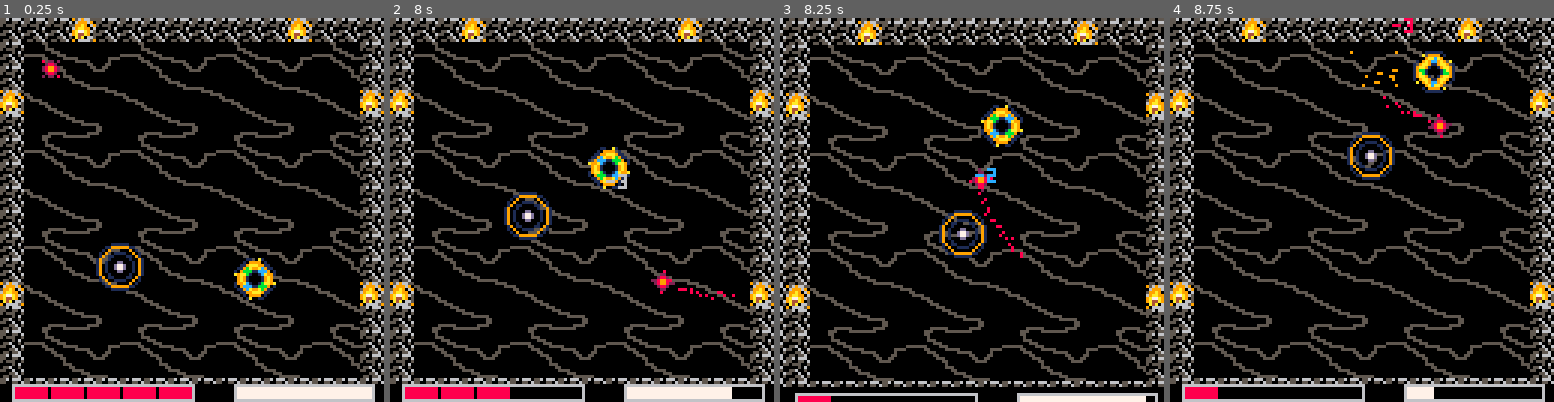
Above: before the commit, frames 1-4 (left to right).
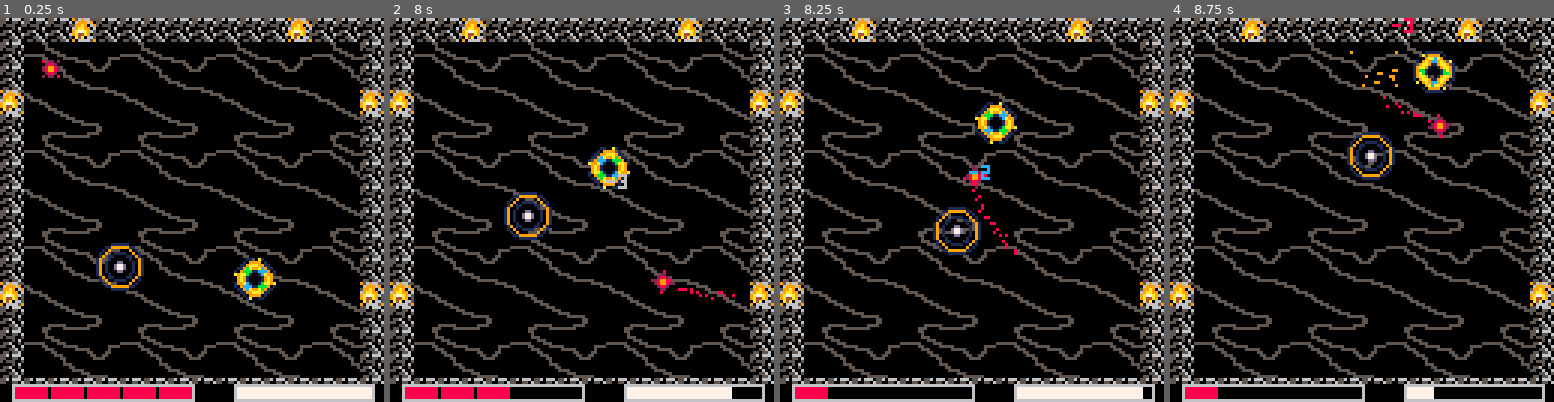
Above: after the commit, the same moments.

Repository: Nakeeb0/NAHL
Game: PICO-8 cartridge nahl.p8
Two runs of this game, one before a commit and one after it. Both use one fixed random seed, a clock stepped at 60 frames per second and the inputs below.
Inputs:
- Up to frame 1 (0.25 s): no input
- Up to frame 2 (8 s): tap O (Z key) at 0.33, 0.7, 1.43, 2.22, 3.1, 3.98, 4.87, 5.75, 6.63, 7.52 s; tap X (X key) at 1.07, 2.07, 2.4, 2.73, 3.07, 3.4, 3.73, 4.07, 4.4, 4.73, 5.07, 5.4, 5.73, 6.07, 6.4, 6.73, 7.07, 7.4, 7.73 s; hold Left 1.97-2.37 s; hold Down 2.42-2.82 s; hold Right 2.87-3.53 s; hold Up 3.58-4.08 s; hold Right 4.13-4.53 s; hold Down 4.58-5.08 s; hold Left 5.13-5.8 s; hold Up 5.85-6.18 s; hold Left 6.23-6.63 s; hold Down 6.68-7.08 s; hold Right 7.13-7.8 s; hold Up from 7.85 s (still down)
- Up to frame 3 (8.25 s): keep holding Up; tap X (X key) at 8.07 s
- Up to frame 4 (8.75 s): release Up at 8.35 s; tap X (X key) at 8.4, 8.73 s; tap O (Z key) at 8.4 s; hold Right from 8.4 s (still down)

Frames 1-2 are identical in both runs. In frame 3, 29% of the frame differs, in the area x 0-100%, y 0-100%; in frame 4, nothing differs.

Commit message:
commented screen shake(horrible for my head)

Diff:
--- a/actor.lua
+++ b/actor.lua
@@ -1,7 +1,7 @@
 actor = {}
 next_actor_id = 1
 function rng(l, r)
-	return rnd(r-l+1)+l
+	return rnd(r - l + 1) + l
 end
 
 function make_actor(index, x, y)
@@ -36,7 +36,7 @@
 		frozen = false,
 		invulnerable = false,
 		power_ups = 0,
-		hard_mode = 0
+		hard_mode = 0,
 	}
 	add(actor, a)
 	return a
@@ -145,10 +145,10 @@
 
 	--if a collision is BIG (todo, define big..), make the camera shake
 	--right now i'm multiplying the magnitude difference with the max weight with some coeff
-	shake_timer = min(max_shake_duration,shake_duration_coeff * (mag_damager-mag_damaged)*max(a.weight,b.weight))
+	--shake_timer = min(max_shake_duration,shake_duration_coeff * (mag_damager-mag_damaged)*max(a.weight,b.weight))
 	--+0.5 to round
-	shake_factor = min(max_shake_amount,flr((mag_damager-mag_damaged)*shake_amount_coeff*max(a.weight,b.weight)+0.5))
-	printh("ce "..shake_timer..' sf '..shake_factor..' maga'..mag_damager..' magb'..mag_damaged,"debug.txt")
+	--shake_factor = min(max_shake_amount,flr((mag_damager-mag_damaged)*shake_amount_coeff*max(a.weight,b.weight)+0.5))
+	--printh("ce "..shake_timer..' sf '..shake_factor..' maga'..mag_damager..' magb'..mag_damaged,"debug.txt")
 
 	spawn_dmg_text(damaged.pos.x - 2, damaged.pos.y - damaged.h - 6, damager.damage, damaged.hurt_col)
 	if damaged.hp <= 0 then
@@ -169,11 +169,9 @@
 	local mag_a = (force_a * a.force / a.weight):magnitude()
 	local mag_b = (force_b * b.force / b.weight):magnitude()
 
-
 	if dir_a:dot(a.vel) > 0 then
 		ppos = dir_a * a.w / (a.w + b.w)
-		collision_particles(a.pos.x + ppos.x , b.pos.y + ppos.y , max(a.vel:magnitude()*3, b.vel:magnitude()*3))
-
+		collision_particles(a.pos.x + ppos.x, b.pos.y + ppos.y, max(a.vel:magnitude() * 3, b.vel:magnitude() * 3))
 
 		b.vel += force_a / b.weight
 		a.vel -= (force_a * a.bounce) / a.weight
@@ -224,7 +222,7 @@
 				score += 1
 			end
 			if score > 0 and flr(score / 5) > player.power_ups then
-    			start_level_up()
+				start_level_up()
 			end
 			del(actor, act)
 			del(enemies, act)
